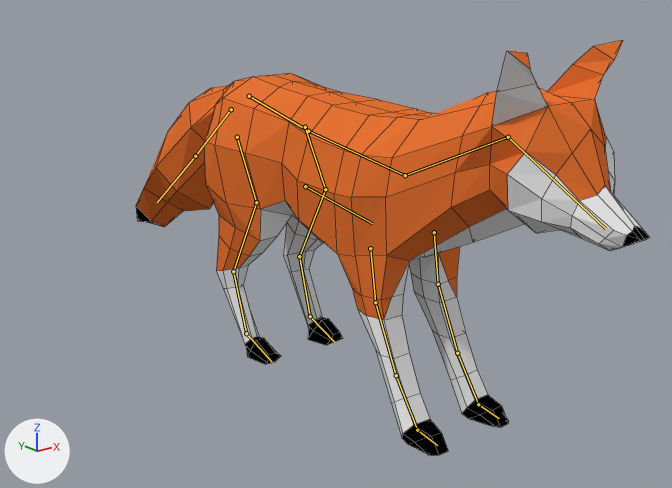
Before and after pictures for a commit that changed the Blender file WaterTamagochi/app/sampledata/fox - Backup.blend.
Rendered twice from a camera (50 mm lens) standing at (-5.69, -7.57, 2.86) and looking at (-0.01, -0.47, 0.02). Arrows for +X, +Y and +Z are at lower left; the lights stay in place. The bones that bend it are drawn over the model as lines. Mesh edges are drawn as thin lines.
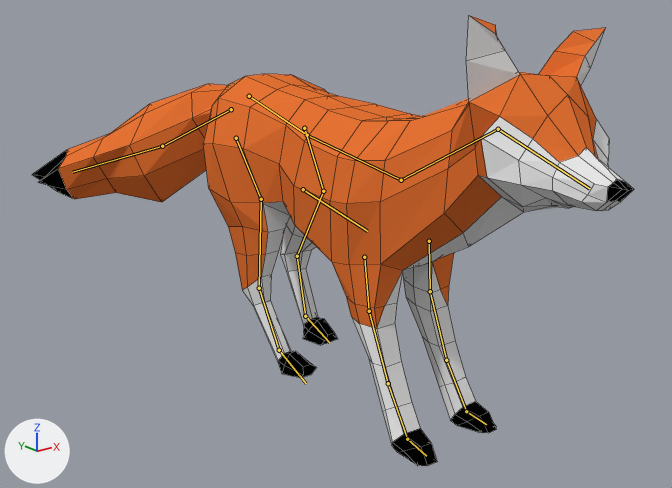
The newer file adds an action. The first version stands in its rest pose; the second is drawn at frame 379 of the action 'Walk.001'.

The change in detail:
Bone 'Bone' (bone_bone) turns from (0, 0, 0) to (2, 0, 1) degrees about its own x, y and z.
Bone 'Bone.001' (bone_bone_001) turns from (0, 0, 0) to (2, 0, 0) degrees about its own x, y and z.
Bone 'Bone.002' (bone_bone_002) turns from (0, 0, 0) to (5, 1, 0) degrees about its own x, y and z.
Bone 'Bone.003' (bone_bone_003) turns from (0, 0, 0) to (10, -2, -11) degrees about its own x, y and z.
Bone 'Bone.015' (bone_bone_015) turns from (0, 0, 0) to (-3, 0, 0) degrees about its own x, y and z.
Bone 'Bone.017' (bone_bone_017) turns from (0, 0, 0) to (3, 0, 0) degrees about its own x, y and z.
Bone 'Bone.019' (bone_bone_019) turns from (0, 0, 0) to (1, 0, 0) degrees about its own x, y and z.
Bone 'Bone.023' (bone_bone_023) turns from (0, 0, 0) to (-10, 0, -1) degrees about its own x, y and z.
Bone 'Bone.024' (bone_bone_024) turns from (0, 0, 0) to (-14, 0, 0) degrees about its own x, y and z.
Bone 'Bone.025' (bone_bone_025) turns from (0, 0, 0) to (-14, 0, 1) degrees about its own x, y and z.
Bone 'Bone.026' (bone_bone_026) turns from (0, 0, 0) to (-14, 0, 0) degrees about its own x, y and z.
Bone 'Bone.008' (bone_bone_008) turns from (0, 0, 0) to (8, -2, 24) degrees about its own x, y and z.
Bone 'Bone.009' (bone_bone_009) turns from (0, 0, 0) to (6, 1, 8) degrees about its own x, y and z.

What differs and where, as boxes (x1, y1, x2, y2) in the pictures (672 x 488 px):
'Cube', posed (17% wider, 8% taller)
    before: (136, 40, 650, 456)
    after: (32, 16, 634, 466)
bone 'Bone', root to tip
    before: (249, 96) to (308, 131)
    after: (249, 96) to (307, 135)
bone 'Bone.001', root to tip
    before: (308, 131) to (405, 175)
    after: (307, 135) to (401, 180)
bone 'Bone.002', root to tip
    before: (405, 175) to (508, 137)
    after: (401, 180) to (498, 129)
bone 'Bone.003', root to tip
    before: (508, 137) to (605, 228)
    after: (498, 129) to (589, 188)
bone 'Bone.015', root to tip
    before: (434, 232) to (438, 284)
    after: (429, 241) to (430, 291)
bone 'Bone.017', root to tip
    before: (457, 353) to (478, 404)
    after: (446, 360) to (466, 411)
bone 'Bone.019', root to tip
    before: (370, 248) to (375, 302)
    after: (364, 257) to (369, 311)
bone 'Bone.023', root to tip
    before: (237, 137) to (256, 202)
    after: (236, 138) to (261, 199)
bone 'Bone.024', root to tip
    before: (256, 202) to (233, 271)
    after: (261, 199) to (259, 288)
bone 'Bone.025', root to tip
    before: (233, 271) to (246, 333)
    after: (259, 288) to (279, 350)
bone 'Bone.026', root to tip
    before: (246, 333) to (272, 362)
    after: (279, 350) to (306, 383)
bone 'Bone.008', root to tip
    before: (231, 109) to (195, 156)
    after: (231, 109) to (162, 146)
bone 'Bone.009', root to tip
    before: (195, 156) to (157, 202)
    after: (162, 146) to (72, 172)
